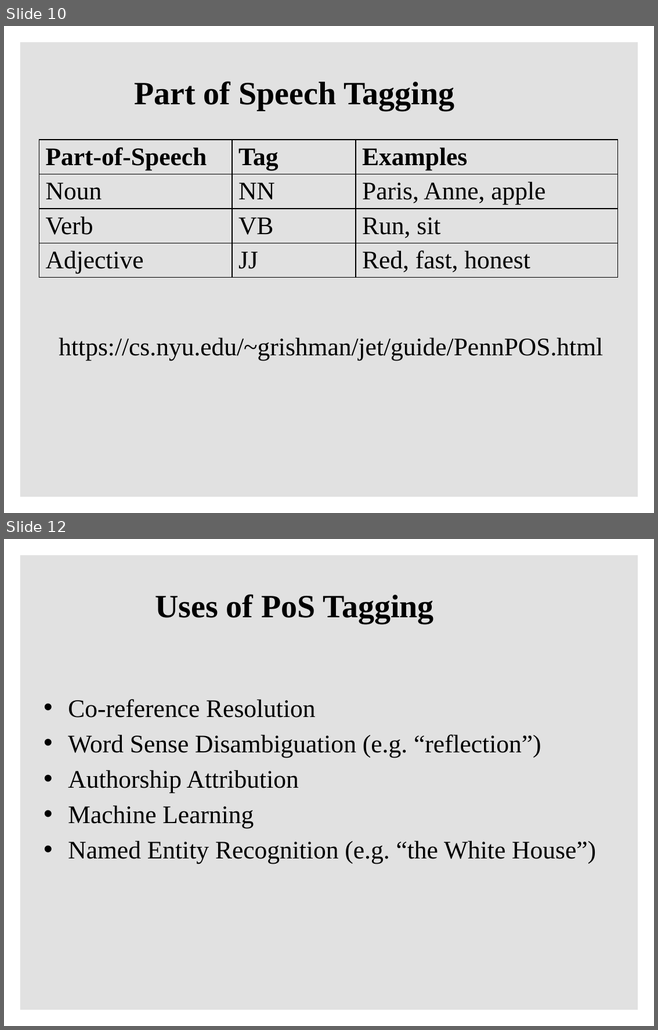
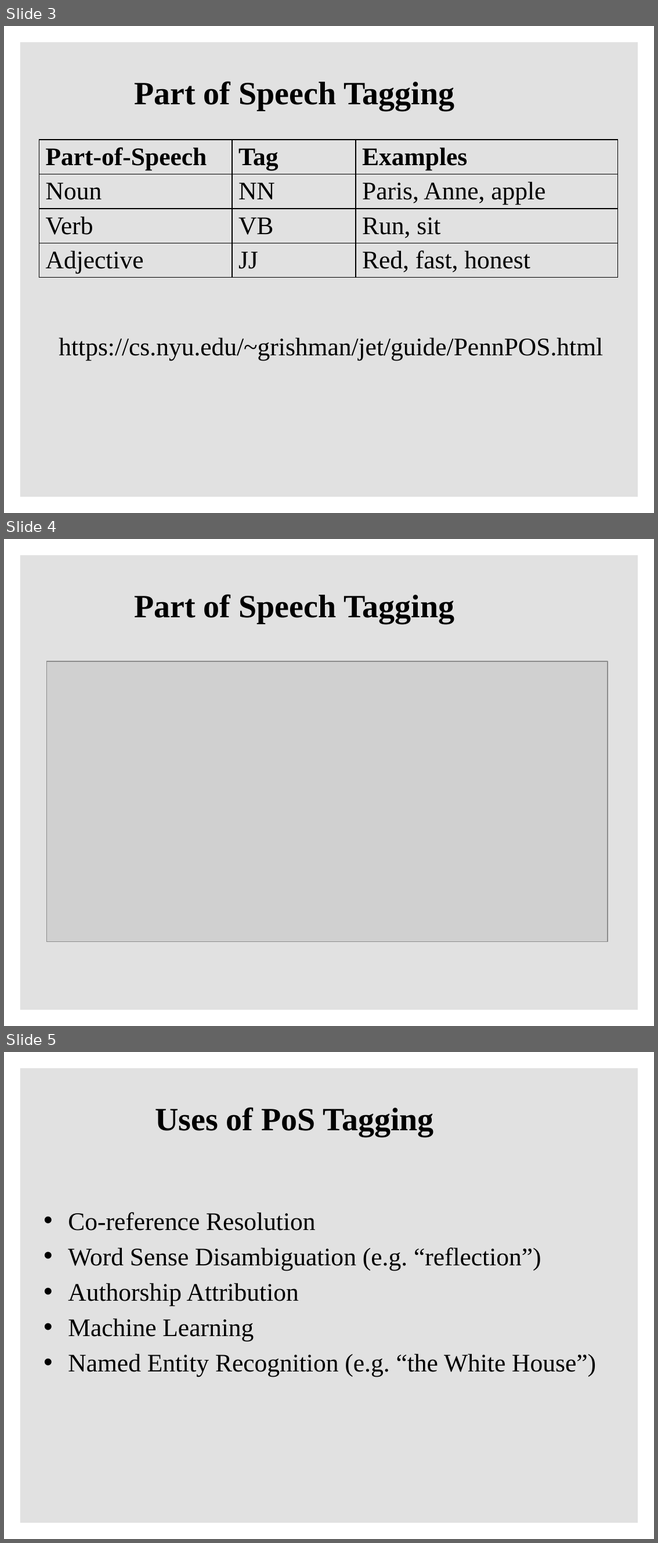
Before and after one commit to ClaudiaECarroll/intro_text_analysis, a slide deck: 2_bag_of_words/text_analysis_2.pptx. Shown one above the other, each under a label of ours: slides 10 and 12 before the commit, slides 3, 4 and 5 after it; the slides between them are not shown. The pictures are 658x1030 and 658x1543 pixels, drawn with LibreOffice and Linux fonts; fonts in the diff are those of the drawing; grey boxes stand for pictures; background and template pictures are left out. Boxes give left, top, right and bottom in pixels: in the first picture for what was removed or moved away, otherwise in the second. Text is boxed around its words. In the diff, an @@ line names an element or a change of style, - is before the commit and + after.

```diff
--- a/2_bag_of_words/text_analysis_2.pptx
+++ b/2_bag_of_words/text_analysis_2.pptx
@@ slide 4 added at bbox=[4, 539, 654, 1026], background #FFFFFF; not listed: 1 template element that a slide beside it also shows @@
@@ title added at bbox=[134, 594, 454, 624], 36 pt, text #000000, bold @@
+Part of Speech Tagging
@@ picture added at bbox=[47, 661, 607, 941] @@
@@ what was slide 10 is now slide 3 @@
@@ what was slide 12 is now slide 5 @@
```
Also in this commit, not shown: 2 slides changed, 1 other slide added, 8 slides removed, 6 other files.
